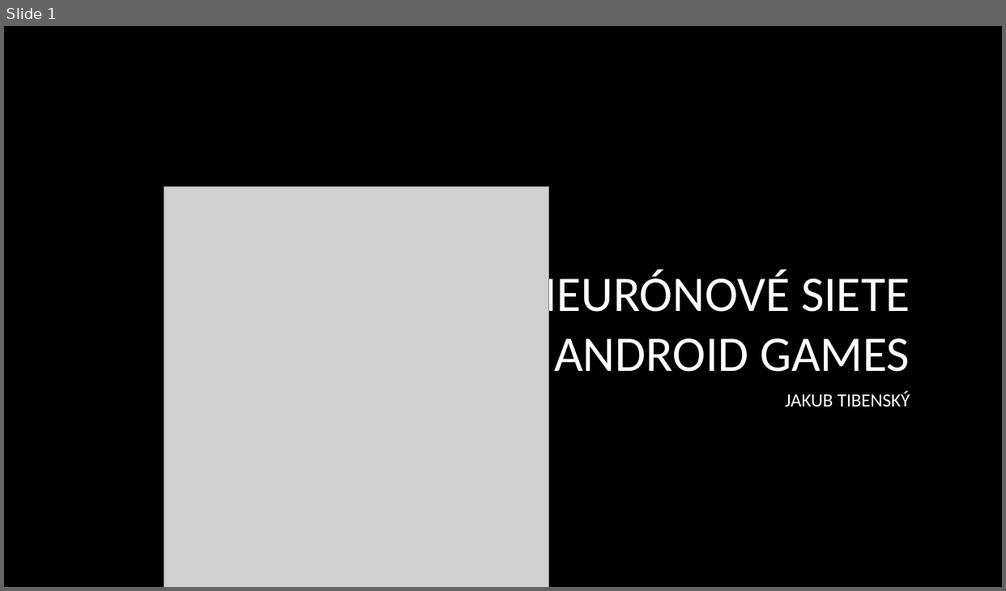
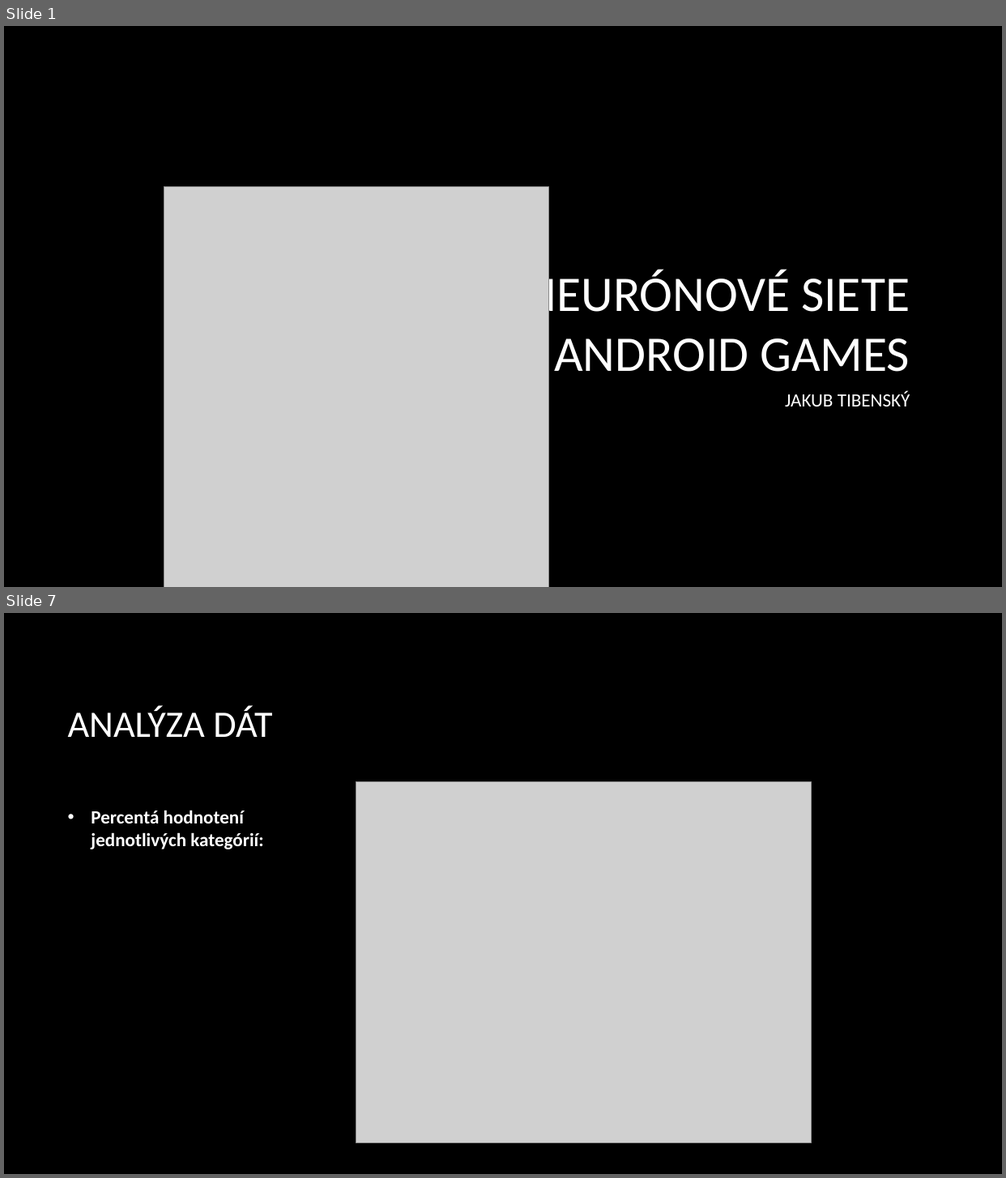
Before and after one commit to SorinMarkov01/Neur-nov-siete-NS, a slide deck: Jakub Tibenský - Android Games.pptx. Shown one above the other, each under a label of ours: slide 1 before the commit, slides 1 and 7 after it; the slides between them are not shown. The pictures are 1006x591 and 1006x1178 pixels, drawn with LibreOffice and Linux fonts; fonts in the diff are those of the drawing; grey boxes stand for pictures; background and template pictures are left out. Boxes give left, top, right and bottom in pixels: in the first picture for what was removed or moved away, otherwise in the second. Text is boxed around its words. In the diff, an @@ line names an element or a change of style, - is before the commit and + after.

```diff
--- a/Jakub Tibenský - Android Games.pptx
+++ b/Jakub Tibenský - Android Games.pptx
@@ slide 7 added at (x1=4, y1=613, x2=1002, y2=1174), background picture (left out) @@
@@ title added at (x1=68, y1=706, x2=272, y2=737), 36 pt, text #FFFFFF @@
+ANALÝZA DÁT
@@ picture added at (x1=356, y1=782, x2=811, y2=1144) @@
@@ text added at (x1=91, y1=810, x2=263, y2=850), 18 pt, text #FFFFFF, bold @@
+• Percentá hodnotení jednotlivých kategórií:
```
Also in this commit, not shown: 3 slides changed, 13 other slides added, 6 slides removed.
